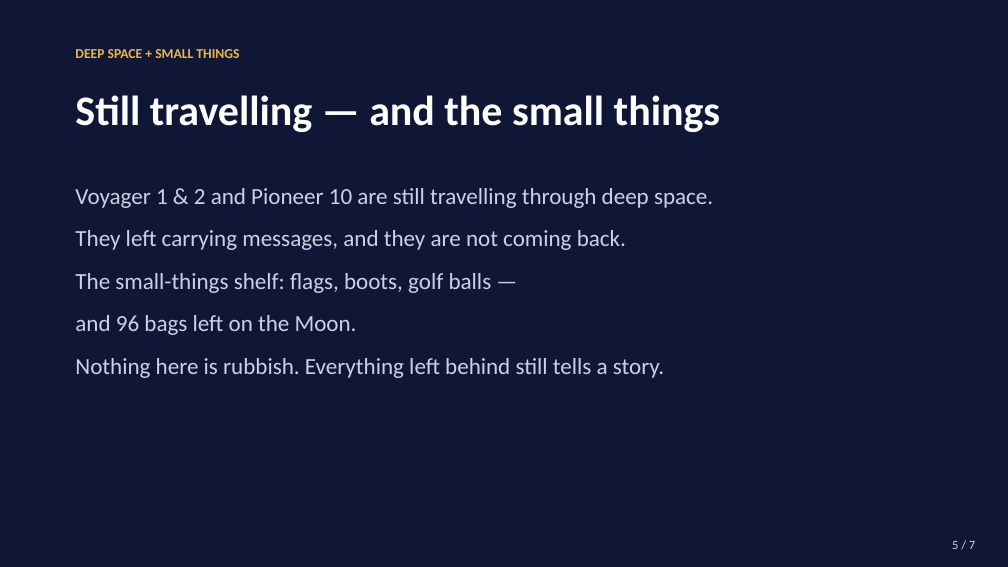
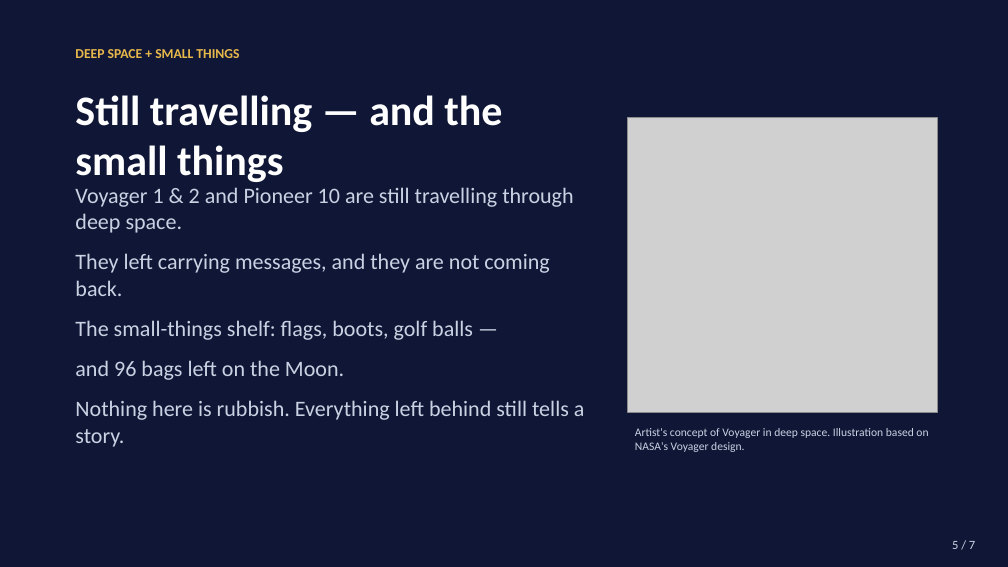
Before and after one commit to Forward123Giruji/scene-storybook, a slide deck: slide 5 of SCENE-demo-deck-7-slides.pptx. Drawn at 1008x567 pixels with LibreOffice and Linux fonts; fonts in the diff are those of the drawing; grey boxes stand for pictures. Boxes give left, top, right and bottom in pixels: in the first picture for what was removed or moved away, otherwise in the second. Text is boxed around its words. In the diff, an @@ line names an element or a change of style, - is before the commit and + after.

Commit message:
Update demo deck with photos

```diff
--- a/SCENE-demo-deck-7-slides.pptx
+++ b/SCENE-demo-deck-7-slides.pptx
@@ text "Still travelling — and the ..." rewrapped from bbox=[75, 95, 720, 132] to bbox=[75, 95, 502, 182] @@
@@ picture added at bbox=[628, 117, 938, 412] @@
@@ text "Voyager 1 & 2 and ..." at bbox=[75, 187, 585, 447]: size 22 to 21 pt; less space between paragraphs @@
@@ text added at bbox=[635, 428, 928, 452], 11 pt, text #C9D1E3 @@
+Artist's concept of Voyager in deep space. Illustration based on NASA's Voyager design.
```
Also in this commit, not shown: 6 other slides changed.
